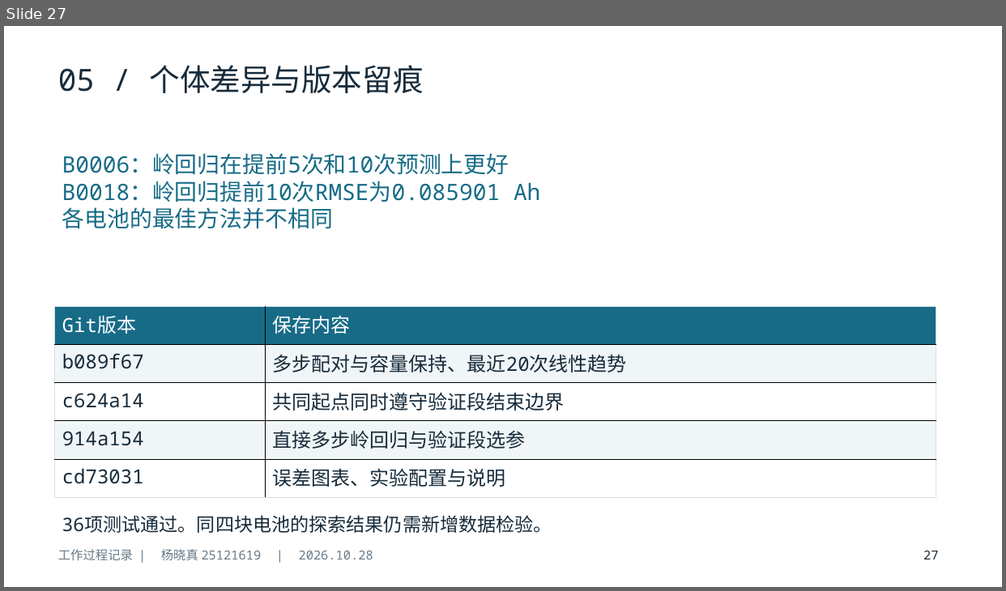
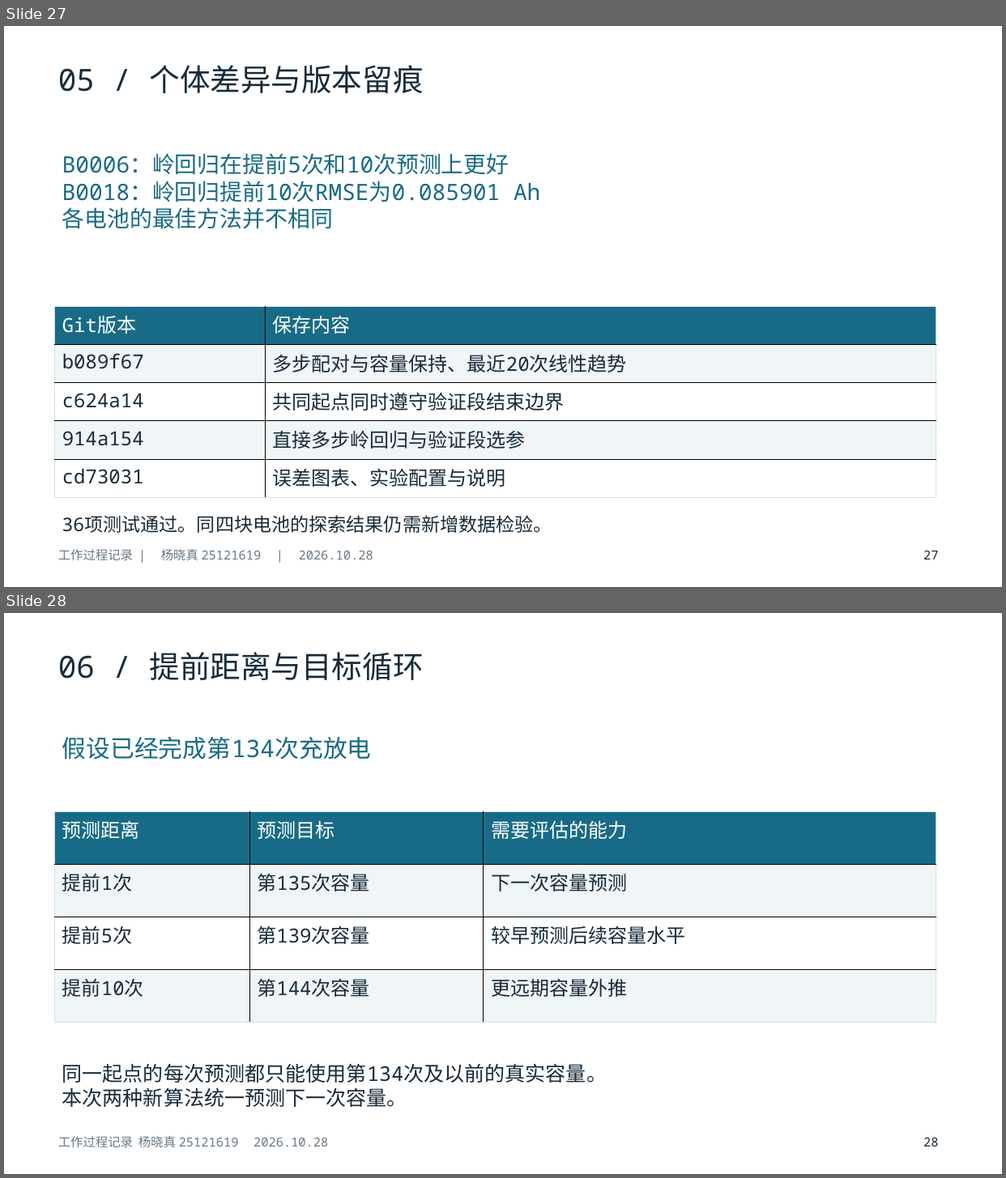
Before and after one commit to yxz666-Y/python-midterm-pre, a slide deck: deliverables/题目三_工作过程.pptx. Shown one above the other, each under a label of ours: slide 27 before the commit, slides 27 and 28 after it. The pictures are 1006x591 and 1006x1178 pixels, drawn with LibreOffice and Linux fonts; fonts in the diff are those of the drawing. Boxes give left, top, right and bottom in pixels: in the first picture for what was removed or moved away, otherwise in the second. Text is boxed around its words. In the diff, an @@ line names an element or a change of style, - is before the commit and + after.

Commit message:
docs: 对比普通回归与随机森林并保存报告和34页过程PPT

```diff
--- a/deliverables/题目三_工作过程.pptx
+++ b/deliverables/题目三_工作过程.pptx
@@ slide 28 added at (4, 613, 1002, 1174), background #FFFFFF @@
@@ text added at (58, 652, 424, 680), 29.2 pt, text #172B3A @@
+06 / 提前距离与目标循环
@@ text added at (62, 737, 372, 760), 23.2 pt, text #176B87 @@
+假设已经完成第134次充放电
@@ table added at (55, 812, 936, 1023), 4 rows, 3 columns @@
+预测距离 | 预测目标 | 需要评估的能力
+提前1次 | 第135次容量 | 下一次容量预测
+提前5次 | 第139次容量 | 较早预测后续容量水平
+提前10次 | 第144次容量 | 更远期容量外推
@@ text added at (62, 1064, 607, 1107), 19.5 pt, text #172B3A @@
+同一起点的每次预测都只能使用第134次及以前的真实容量。
+本次两种新算法统一预测下一次容量。
@@ text added at (58, 1136, 328, 1148), 12 pt, text #687985 @@
+工作过程记录 杨晓真 25121619 2026.10.28
@@ text added at (923, 1138, 938, 1147), 12 pt, text #172B3A @@
+28
```
Also in this commit, not shown: 6 other slides added, 19 other files.
